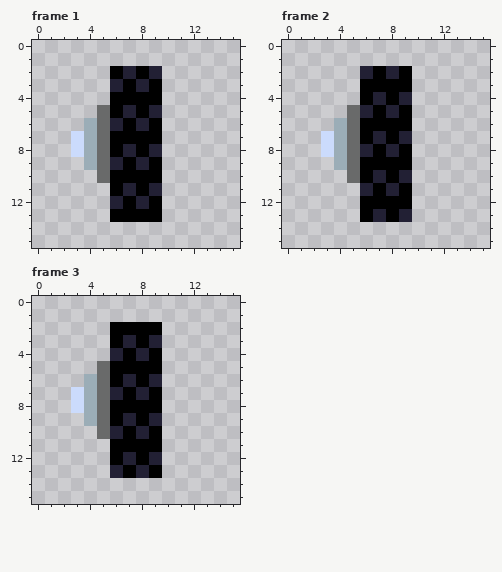
Edited in one commit: pixel-art file (Sprites/Tire.aseprite). Above: the version before the commit.
16x16 pixels, 3 frames. Shown: frame 1, frame 2, frame 3.
The same view after the edit:
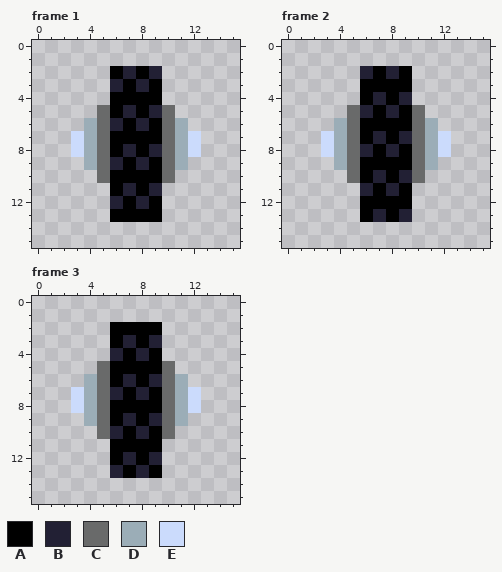
Palette (. is transparent): A #000000  B #222034  C #696a6a  D #9badb7  E #cbdbfc
Difference:
--- frame 1
@@ x 8..14 @@
  4 AA.....
- 5 AB.....
- 6 BA.....
- 7 AA.....
- 8 AB.....
- 9 BA.....
-10 AA.....
+ 5 ABC....
+ 6 BACD...
+ 7 AACDE..
+ 8 ABCDE..
+ 9 BACD...
+10 AAC....
 11 AB.....
--- frame 2
@@ x 8..14 @@
  4 AB.....
- 5 BA.....
- 6 AA.....
- 7 AB.....
- 8 BA.....
- 9 AA.....
-10 AB.....
+ 5 BAC....
+ 6 AACD...
+ 7 ABCDE..
+ 8 BACDE..
+ 9 AACD...
+10 ABC....
 11 BA.....
--- frame 3
@@ x 8..14 @@
  4 BA.....
- 5 AA.....
- 6 AB.....
- 7 BA.....
- 8 AA.....
- 9 AB.....
-10 BA.....
+ 5 AAC....
+ 6 ABCD...
+ 7 BACDE..
+ 8 AACDE..
+ 9 ABCD...
+10 BAC....
 11 AA.....
